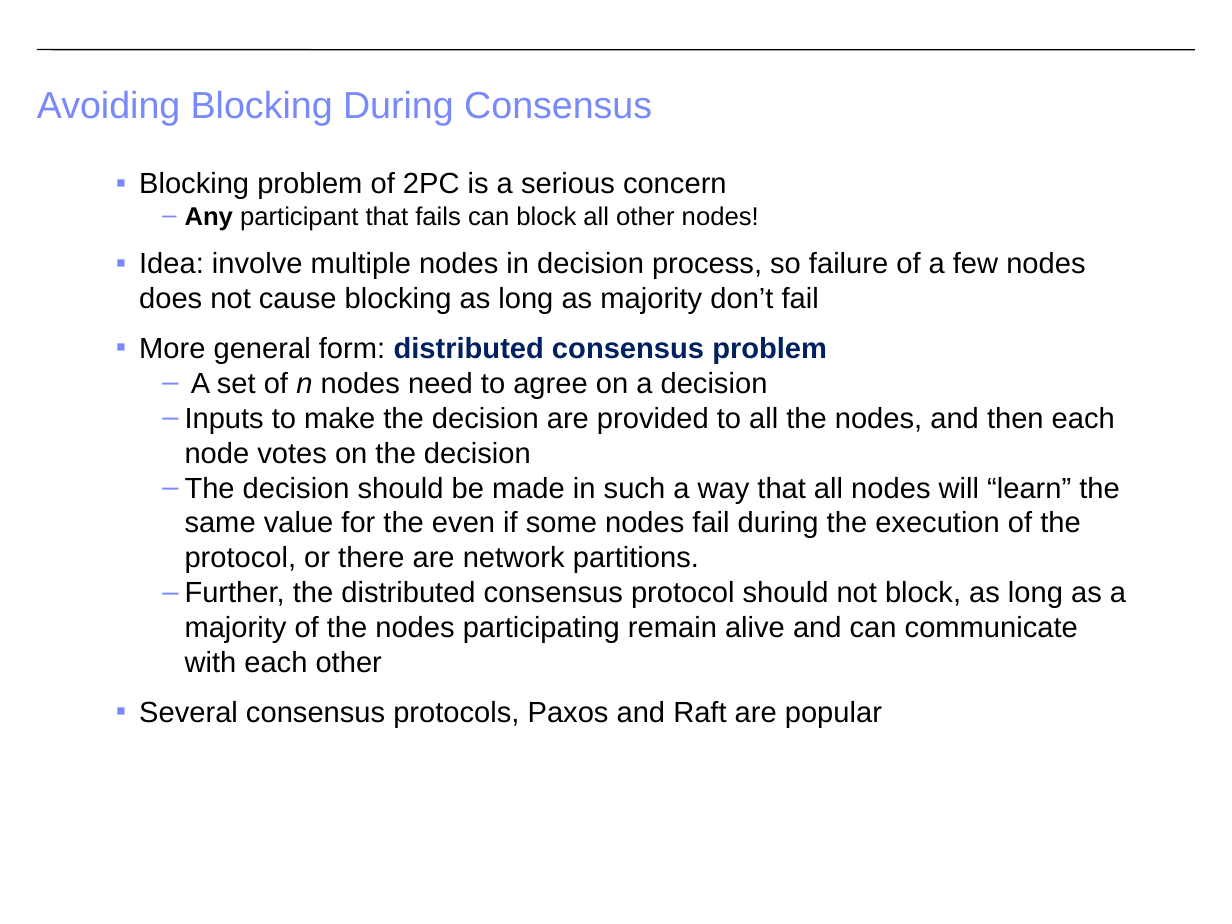
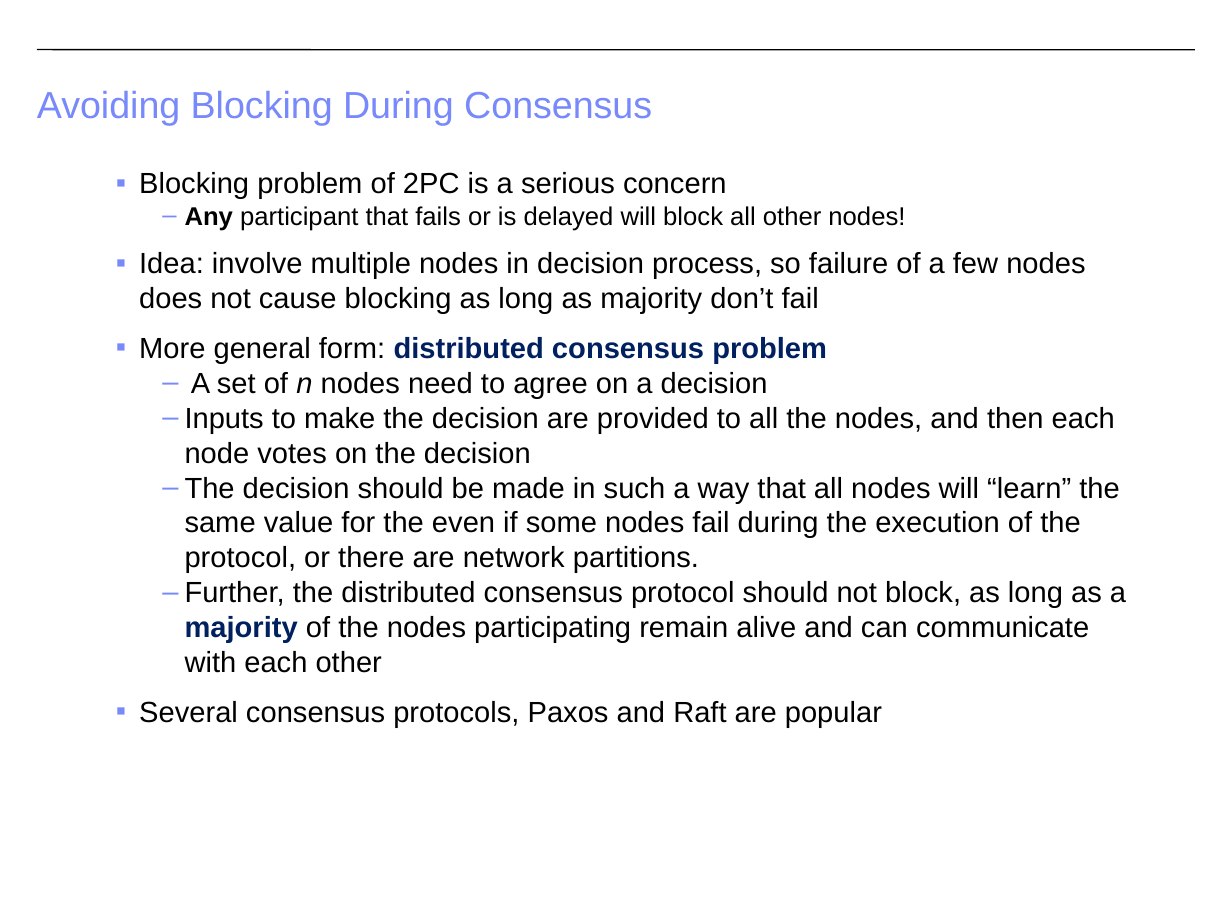
Before and after one commit to CS-W4121/cs-w4121.github.io, a slide deck: slide 48 of slides/Topic 5 - Distributed File Systems and Databases.pptx (slide 42 before the commit). Drawn at 1232x924 pixels with LibreOffice and Linux fonts; fonts in the diff are those of the drawing. Boxes give left, top, right and bottom in pixels: in the first picture for what was removed or moved away, otherwise in the second. Text is boxed around its words. In the diff, an @@ line names an element or a change of style, - is before the commit and + after.

```diff
--- a/slides/Topic 5 - Distributed File Systems and Databases.pptx
+++ b/slides/Topic 5 - Distributed File Systems and Databases.pptx
@@ text at (x1=185, y1=206, x2=905, y2=231): text changed @@
-  – Any participant that fails can block all other nodes!
+  – Any participant that fails or is delayed will block all other nodes!
@@ text at (x1=185, y1=581, x2=1126, y2=673): text colour #000000 to #002060, bold on in "majority" @@
```
Also in this commit, not shown: 11 other slides changed, 6 slides added, 3 other files.
